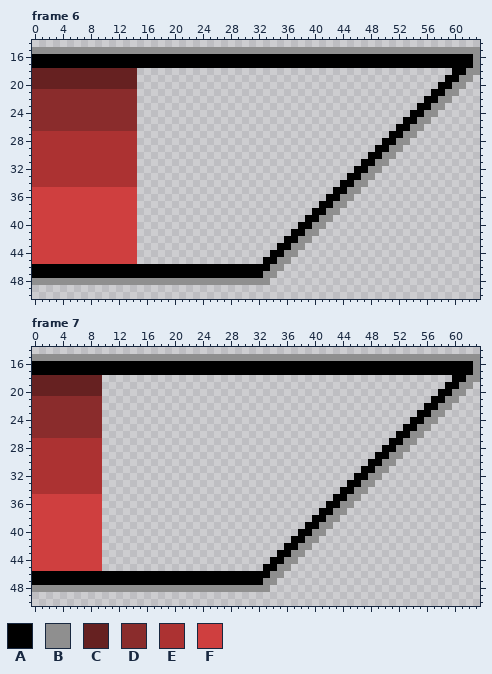
File history of a pixel-art file, Assets/01. Scenes/CDG/StatusBoxAssets/HPBar.aseprite. That is the earlier state.
64x64 pixels, 10 frames. Colours within 5 levels of each other are drawn and written as one. Shown: frame 6: x 0..63, y 14..50; frame 7: x 0..63, y 14..50. The commit also changed other frames, which this record leaves out.
Palette (. is transparent): A #000000  B #8f8f8f  C #662121  D #8a2c2c  E #ac3232  F #cf3f3f
Once edited:
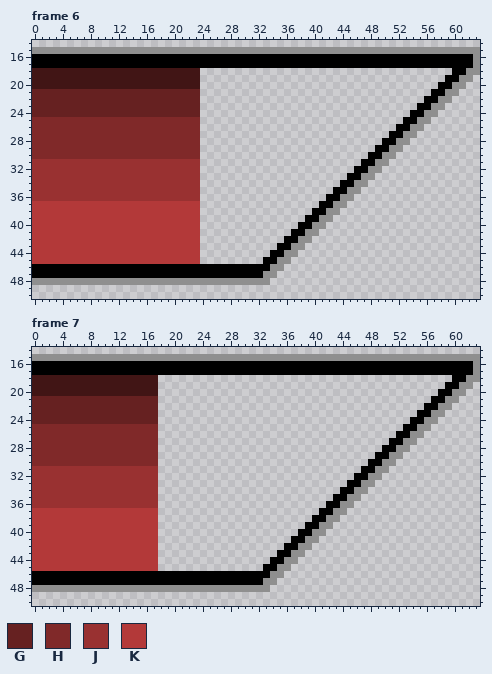
Colours new in this view: G #662121  H #802929  J #993131  K #b33939
The edit:
colour C: #662121 -> #411515
Frame 6, layer "Layer 1":
y 18..20: x 15..23 ......... -> CCCCCCCCC
y 21..24: x 0..23 DDDDDDDDDDDDDDD......... -> GGGGGGGGGGGGGGGGGGGGGGGG
y 25..26: x 0..23 DDDDDDDDDDDDDDD......... -> HHHHHHHHHHHHHHHHHHHHHHHH
y 27..30: x 0..23 EEEEEEEEEEEEEEE......... -> HHHHHHHHHHHHHHHHHHHHHHHH
y 31..34: x 0..23 EEEEEEEEEEEEEEE......... -> JJJJJJJJJJJJJJJJJJJJJJJJ
y 35..36: x 0..23 FFFFFFFFFFFFFFF......... -> JJJJJJJJJJJJJJJJJJJJJJJJ
y 37..45: x 0..23 FFFFFFFFFFFFFFF......... -> KKKKKKKKKKKKKKKKKKKKKKKK
Frame 7, layer "Layer 1":
y 18..20: x 10..17 ........ -> CCCCCCCC
y 21..24: x 0..17 DDDDDDDDDD........ -> GGGGGGGGGGGGGGGGGG
y 25..26: x 0..17 DDDDDDDDDD........ -> HHHHHHHHHHHHHHHHHH
y 27..30: x 0..17 EEEEEEEEEE........ -> HHHHHHHHHHHHHHHHHH
y 31..34: x 0..17 EEEEEEEEEE........ -> JJJJJJJJJJJJJJJJJJ
y 35..36: x 0..17 FFFFFFFFFF........ -> JJJJJJJJJJJJJJJJJJ
y 37..45: x 0..17 FFFFFFFFFF........ -> KKKKKKKKKKKKKKKKKK
Boxes around the changes in both pictures, in picture pixels (x1, y1, x2, y2):
changed: (32, 68, 200, 264)
changed: (32, 375, 158, 571)
